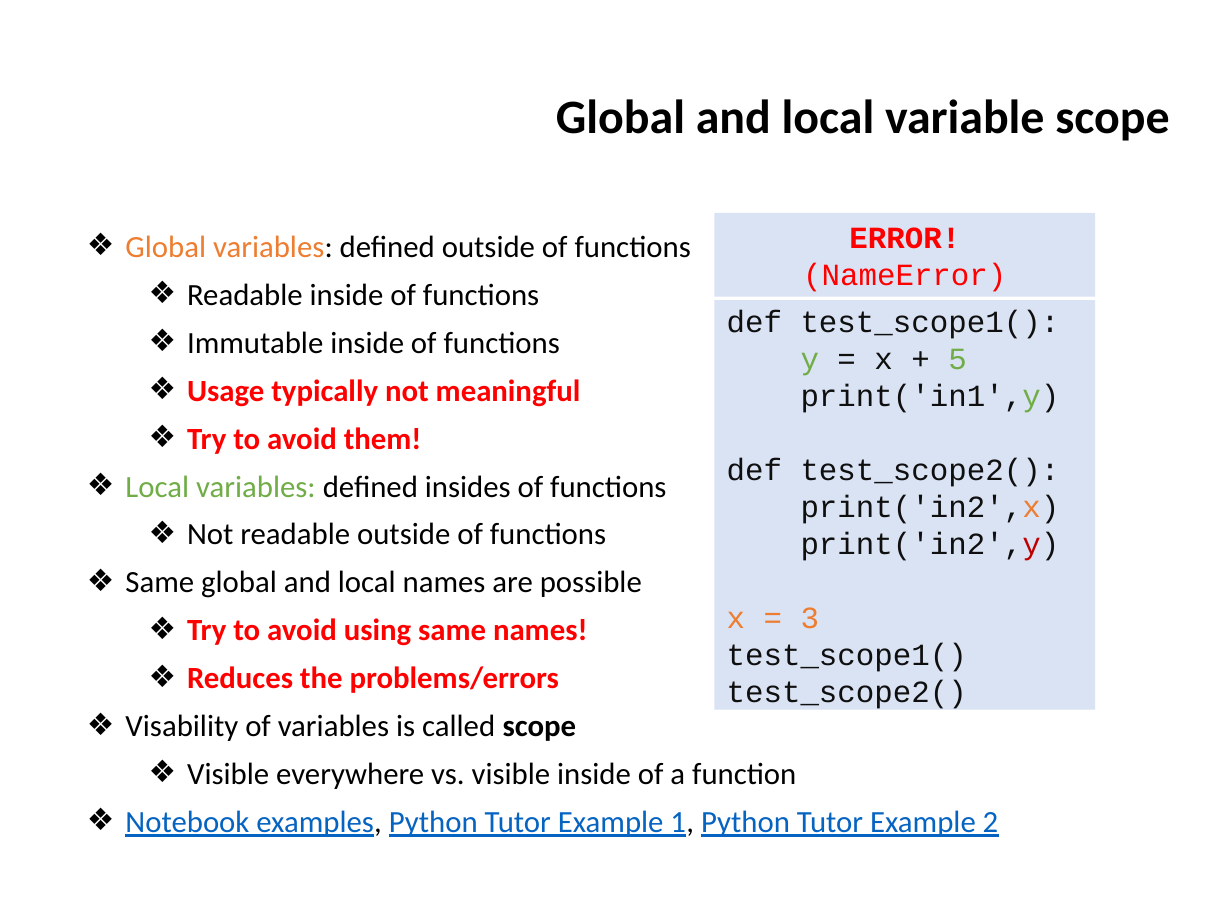
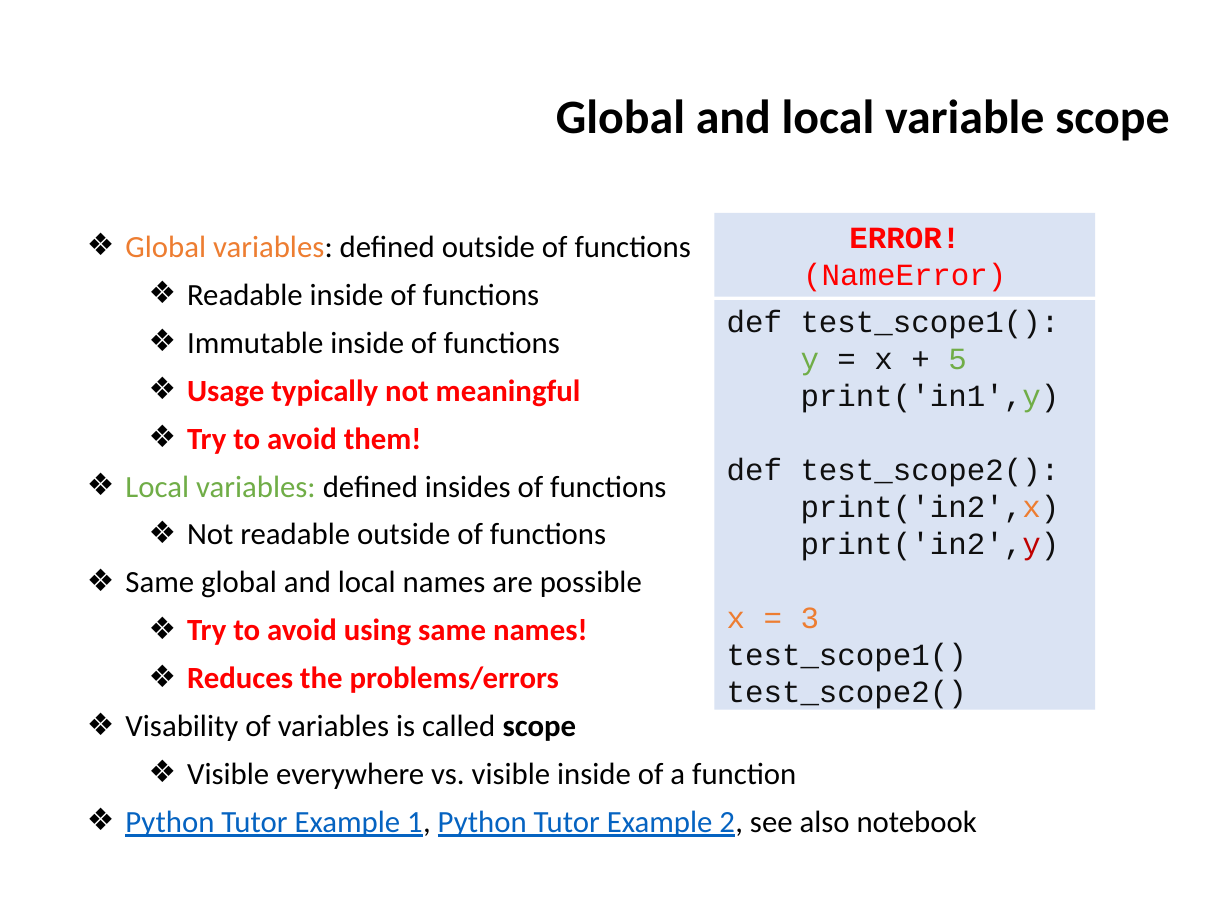
Before and after one commit to ifromm/fcsp, a slide deck: slide 29 of Slides/unit_6_prog_3.pptx. Drawn at 1232x924 pixels with LibreOffice and Linux fonts; fonts in the diff are those of the drawing; background and template pictures are left out. Boxes give left, top, right and bottom in pixels: in the first picture for what was removed or moved away, otherwise in the second. Text is boxed around its words. In the diff, an @@ line names an element or a change of style, - is before the commit and + after.

Commit message:
Unit 6, uploaded notebooks

```diff
--- a/Slides/unit_6_prog_3.pptx
+++ b/Slides/unit_6_prog_3.pptx
@@ text at (x1=125, y1=810, x2=977, y2=837): text changed @@
-❖ Notebook examples, Python Tutor Example 1, Python Tutor Example 2
+❖ Python Tutor Example 1, Python Tutor Example 2, see also notebook
```
Also in this commit, not shown: 10 other slides changed, 16 other files.
